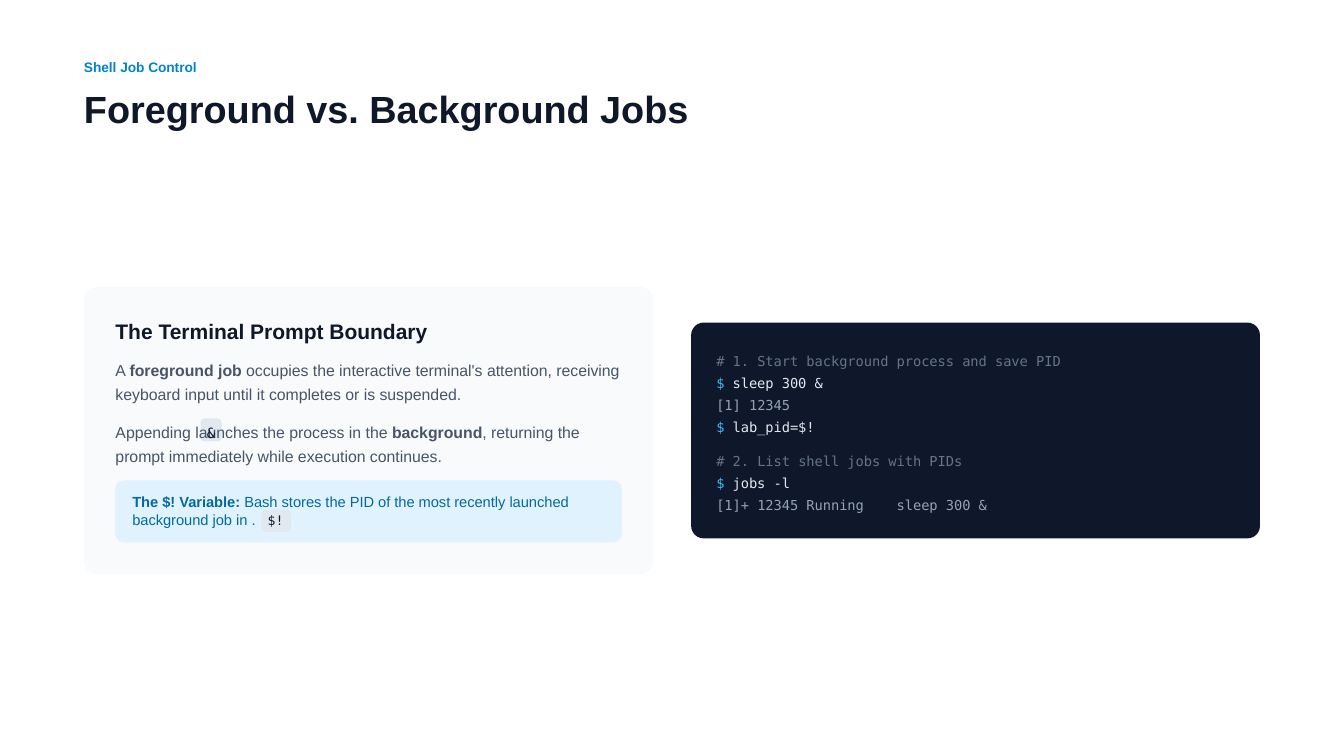
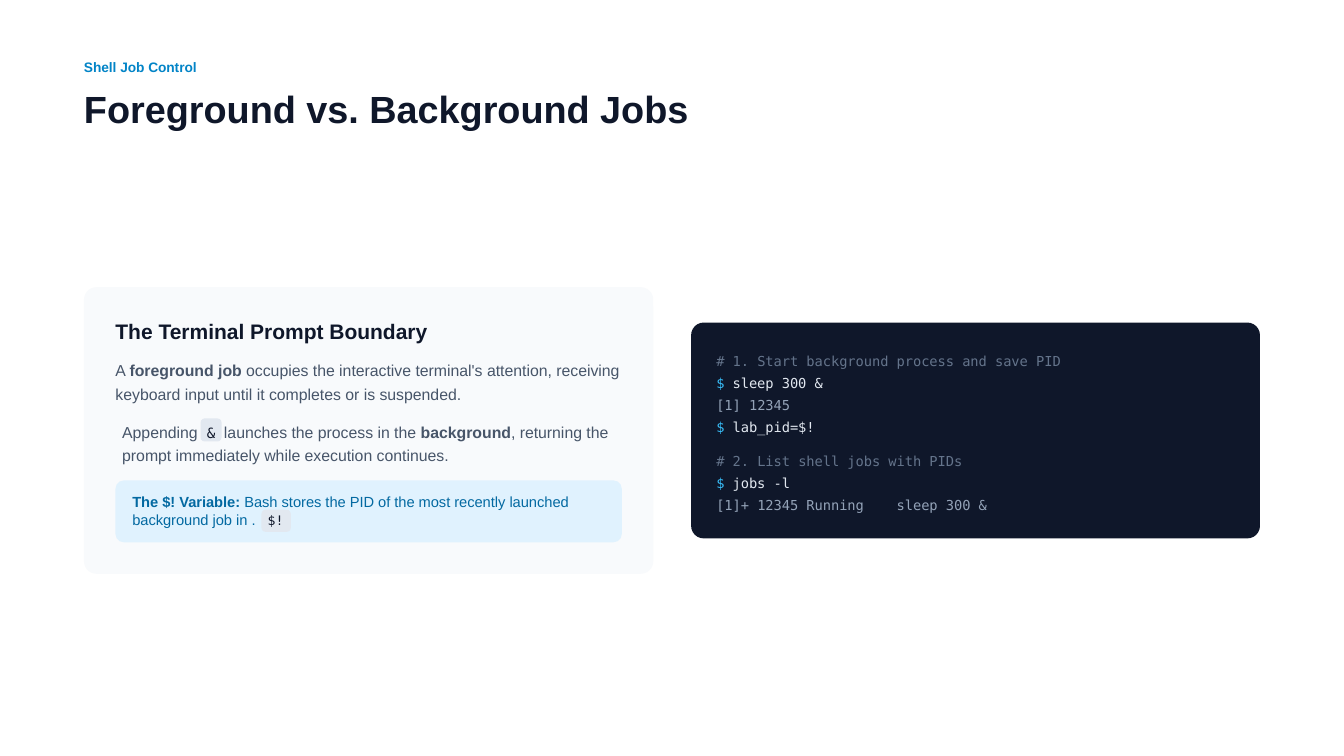
Before and after one commit to flybfree/Linux_Introduction_recovered, a slide deck: slide 9 of Presentation/Lesson 5_ Processes and Job Control.pptx (slide 8 before the commit). Drawn at 1344x756 pixels with LibreOffice and Linux fonts; fonts in the diff are those of the drawing. Boxes give left, top, right and bottom in pixels: in the first picture for what was removed or moved away, otherwise in the second. Text is boxed around its words. In the diff, an @@ line names an element or a change of style, - is before the commit and + after.

```diff
--- a/Presentation/Lesson 5_ Processes and Job Control.pptx
+++ b/Presentation/Lesson 5_ Processes and Job Control.pptx
@@ text "Appending launches the process in ..." rewrapped from box(115, 426, 580, 466) to box(122, 426, 608, 465) @@
```
Also in this commit, not shown: 8 other slides changed, 1 slide added, 7 other files.
